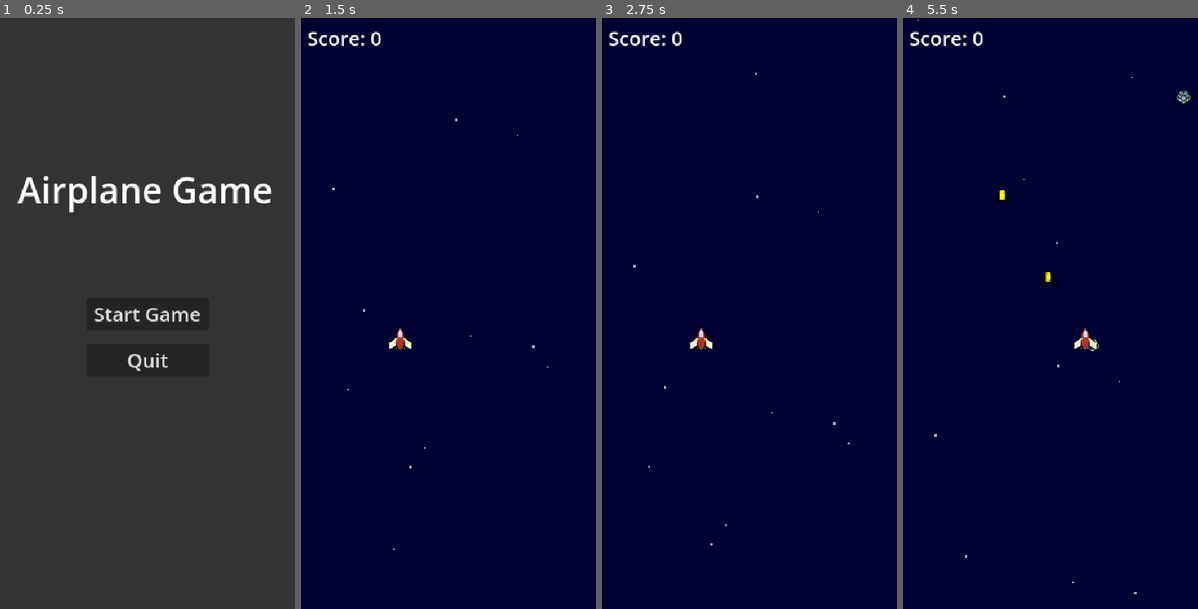
Above: before the commit, frames 1-4 (left to right).
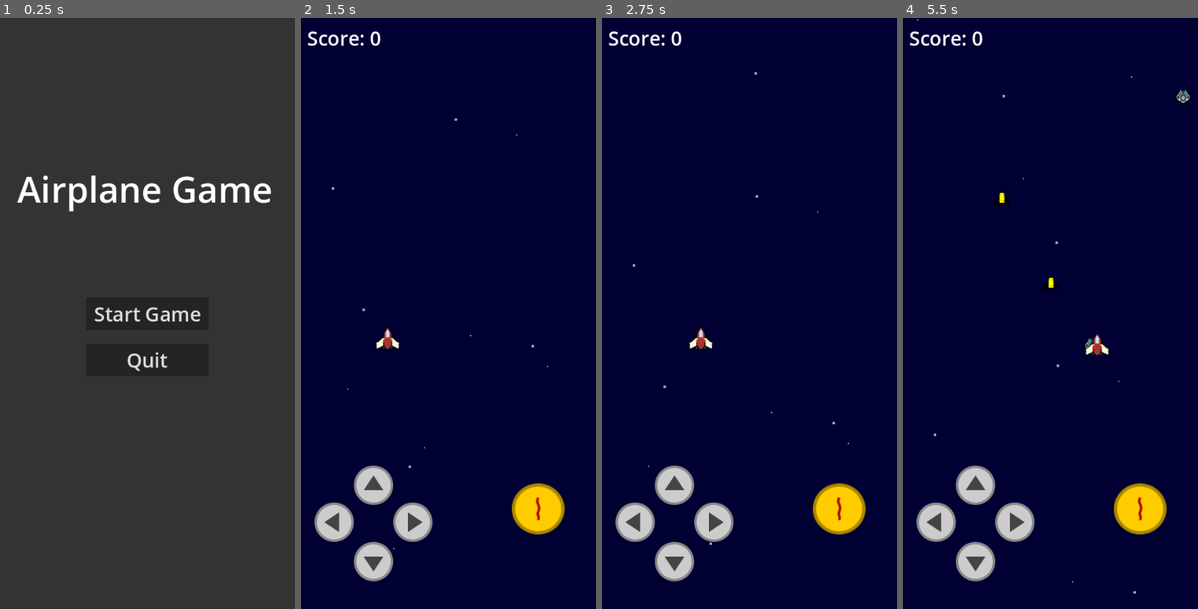
Above: after the commit, the same moments.

Repository: gh286991/Godot-Shmup
Game: Godot game, scene res://Scenes/start_menu.tscn
Two runs of this game, one before a commit and one after it. Both use one fixed random seed, a clock stepped at 60 frames per second and the inputs below.
Inputs (mouse positions are in pixels of both pictures, inside the frame that each line leads up to):
- Up to frame 1 (0.25 s): no input
- Up to frame 2 (1.5 s): click "Start Game" at 0.5 s; click (333, 520) at 1.27 s
- Up to frame 3 (2.75 s): click (714, 520) at 2.02 s
- Up to frame 4 (5.5 s): click (976, 484) at 2.77 s; click (1139, 508) at 3.52 s; click (976, 561) at 4.27 s; tap Enter (ui_accept) at 5, 5.27 s; hold Right (ui_right) from 5.03 s (still down)

The runs differ from the first frame. In frame 1, 1.1% of the frame differs, in the area x 5-92%, y 26-60%; in frame 2, 4.6%; in frame 3, 4.4%; in frame 4, 4.9%, in the area x 2-98%, y 0-98%.

Commit message:
新增虛擬搖桿與手機版本顯示

Diff:
--- a/Scenes/main.tscn
+++ b/Scenes/main.tscn
@@ -1,9 +1,10 @@
-[gd_scene load_steps=5 format=3 uid="uid://doc5th2ahi76i"]
+[gd_scene load_steps=6 format=3 uid="uid://doc5th2ahi76i"]
 
 [ext_resource type="PackedScene" uid="uid://dogc8xrjg4tmo" path="res://Scenes/player.tscn" id="1"]
 [ext_resource type="PackedScene" uid="uid://coheob38v8biy" path="res://Scenes/background.tscn" id="2"]
-[ext_resource type="Script" uid="uid://cmx8aghqteyfg" path="res://script/main.gd" id="3"]
-[ext_resource type="Script" uid="uid://bm3bkrrjoma08" path="res://script/enemy_spawner.gd" id="4"]
+[ext_resource type="Script" uid="uid://cbq5yi8yhjvmy" path="res://script/main.gd" id="3"]
+[ext_resource type="Script" uid="uid://tahyn6l0wgsx" path="res://script/enemy_spawner.gd" id="4"]
+[ext_resource type="PackedScene" uid="uid://rs3vy8bid2tl" path="res://Scenes/virtual_joystick.tscn" id="5"]
 
 [node name="Main" type="Node2D"]
 script = ExtResource("3")
@@ -24,3 +25,10 @@
 offset_bottom = 10.0
 theme_override_font_sizes/font_size = 32
 text = "Score: 0"
+
+[node name="VirtualJoystick" parent="." instance=ExtResource("5")]
+z_index = 2
+offset_left = 202.0
+offset_top = 907.0
+offset_right = 202.0
+offset_bottom = 907.0
--- /dev/null
+++ b/Scenes/virtual_joystick.tscn
@@ -0,0 +1,95 @@
+[gd_scene load_steps=7 format=3 uid="uid://rs3vy8bid2tl"]
+
+[ext_resource type="Script" uid="uid://4drk136j2v6f" path="res://script/virtual_joystick.gd" id="1"]
+[ext_resource type="Texture2D" uid="uid://bj3uqspg2qd8f" path="res://assets/left.svg" id="2"]
+[ext_resource type="Texture2D" uid="uid://d3oy67v45c8vu" path="res://assets/right.svg" id="3"]
+[ext_resource type="Texture2D" uid="uid://bmggv25e0ruem" path="res://assets/up.svg" id="4"]
+[ext_resource type="Texture2D" uid="uid://dhqvalxm3v654" path="res://assets/fire.svg" id="5"]
+[ext_resource type="Texture2D" uid="uid://cfvu1slcydcr4" path="res://assets/down.svg" id="6"]
+
+[node name="VirtualJoystick" type="Control"]
+layout_mode = 3
+anchors_preset = 15
+anchor_right = 1.0
+anchor_bottom = 1.0
+grow_horizontal = 2
+grow_vertical = 2
+script = ExtResource("1")
+
+[node name="LeftButton" type="TextureButton" parent="."]
+layout_mode = 0
+anchor_left = 0.5
+anchor_top = 1.0
+anchor_right = 0.5
+anchor_bottom = 1.0
+offset_left = -180.0
+offset_top = -120.0
+offset_right = -120.0
+offset_bottom = -60.0
+texture_normal = ExtResource("2")
+stretch_mode = 5
+
+[node name="RightButton" type="TextureButton" parent="."]
+layout_mode = 1
+anchors_preset = 7
+anchor_left = 0.5
+anchor_top = 1.0
+anchor_right = 0.5
+anchor_bottom = 1.0
+offset_left = -52.0
+offset_top = -120.0
+offset_right = 12.0
+offset_bottom = -56.0
+grow_horizontal = 2
+grow_vertical = 0
+texture_normal = ExtResource("3")
+stretch_mode = 5
+
+[node name="UpButton" type="TextureButton" parent="."]
+layout_mode = 1
+anchors_preset = 7
+anchor_left = 0.5
+anchor_top = 1.0
+anchor_right = 0.5
+anchor_bottom = 1.0
+offset_left = -116.0
+offset_top = -180.0
+offset_right = -52.0
+offset_bottom = -116.0
+grow_horizontal = 2
+grow_vertical = 0
+texture_normal = ExtResource("4")
+stretch_mode = 5
+
+[node name="FireButton" type="TextureButton" parent="."]
+layout_mode = 1
+anchors_preset = 7
+anchor_left = 0.5
+anchor_top = 1.0
+anchor_right = 0.5
+anchor_bottom = 1.0
+offset_left = 141.0
+offset_top = -151.0
+offset_right = 205.0
+offset_bottom = -87.0
+grow_horizontal = 2
+grow_vertical = 0
+scale = Vector2(1.34035, 1.29487)
+texture_normal = ExtResource("5")
+stretch_mode = 5
+
+[node name="DownButton" type="TextureButton" parent="."]
+layout_mode = 1
+anchors_preset = 7
+anchor_left = 0.5
+anchor_top = 1.0
+anchor_right = 0.5
+anchor_bottom = 1.0
+offset_left = -116.0
+offset_top = -56.0
+offset_right = -52.0
+offset_bottom = 8.0
+grow_horizontal = 2
+grow_vertical = 0
+texture_normal = ExtResource("6")
+stretch_mode = 5
--- /dev/null
+++ b/assets/down.svg
@@ -0,0 +1,4 @@
+<svg width="64" height="64" viewBox="0 0 64 64" xmlns="http://www.w3.org/2000/svg">
+  <circle cx="32" cy="32" r="30" fill="#ccc" stroke="#888" stroke-width="4"/>
+  <polygon points="32,48 16,24 48,24" fill="#444"/>
+</svg>
--- /dev/null
+++ b/assets/fire.svg
@@ -0,0 +1,4 @@
+<svg width="64" height="64" viewBox="0 0 64 64" xmlns="http://www.w3.org/2000/svg">
+  <circle cx="32" cy="32" r="30" fill="#ffcc00" stroke="#aa8800" stroke-width="4"/>
+  <path d="M32 18 C28 26, 36 26, 32 36 C30 40, 34 40, 32 46" stroke="#aa0000" stroke-width="3" fill="none"/>
+</svg>
--- /dev/null
+++ b/assets/left.svg
@@ -0,0 +1,4 @@
+<svg width="64" height="64" viewBox="0 0 64 64" xmlns="http://www.w3.org/2000/svg">
+  <circle cx="32" cy="32" r="30" fill="#ccc" stroke="#888" stroke-width="4"/>
+  <polygon points="16,32 40,16 40,48" fill="#444"/>
+</svg>
--- /dev/null
+++ b/assets/right.svg
@@ -0,0 +1,4 @@
+<svg width="64" height="64" viewBox="0 0 64 64" xmlns="http://www.w3.org/2000/svg">
+  <circle cx="32" cy="32" r="30" fill="#ccc" stroke="#888" stroke-width="4"/>
+  <polygon points="48,32 24,16 24,48" fill="#444"/>
+</svg>
--- /dev/null
+++ b/assets/up.svg
@@ -0,0 +1,4 @@
+<svg width="64" height="64" viewBox="0 0 64 64" xmlns="http://www.w3.org/2000/svg">
+  <circle cx="32" cy="32" r="30" fill="#ccc" stroke="#888" stroke-width="4"/>
+  <polygon points="32,16 16,40 48,40" fill="#444"/>
+</svg>
--- a/project.godot
+++ b/project.godot
@@ -19,8 +19,9 @@
 
 window/size/viewport_width=480
 window/size/viewport_height=960
-window/stretch/mode="canvas_items"
-window/stretch/aspect="keep_height"
+window/stretch/mode="viewport"
+window/size/width=720
+window/size/height=1280
 
 [rendering]
 
--- a/script/main.gd
+++ b/script/main.gd
@@ -1,9 +1,60 @@
 extends Node2D
 
 var score: int = 0
+var player_speed: float = 300.0
+var player_velocity: Vector2 = Vector2.ZERO
 
 func _ready():
 	update_score_label()
+	$VirtualJoystick.move_left.connect(_on_move_left)
+	$VirtualJoystick.move_right.connect(_on_move_right)
+	$VirtualJoystick.move_up.connect(_on_move_up)
+	$VirtualJoystick.move_down.connect(_on_move_down)
+	$VirtualJoystick.fire.connect(_on_fire)
+	$VirtualJoystick.stop_left.connect(_on_stop_left)
+	$VirtualJoystick.stop_right.connect(_on_stop_right)
+	$VirtualJoystick.stop_up.connect(_on_stop_up)
+	$VirtualJoystick.stop_down.connect(_on_stop_down)
+
+func _process(delta):
+	if player_velocity != Vector2.ZERO:
+		$Player.position += player_velocity * delta
+		# 限制玩家在螢幕範圍內
+		var viewport_rect = get_viewport_rect()
+		$Player.position.x = clamp($Player.position.x, 0, viewport_rect.size.x)
+		$Player.position.y = clamp($Player.position.y, 0, viewport_rect.size.y)
+
+func _on_move_left():
+	player_velocity.x = -player_speed
+
+func _on_move_right():
+	player_velocity.x = player_speed
+
+func _on_move_up():
+	player_velocity.y = -player_speed
+
+func _on_move_down():
+	player_velocity.y = player_speed
+
+func _on_stop_left():
+	if player_velocity.x < 0:
+		player_velocity.x = 0
+
+func _on_stop_right():
+	if player_velocity.x > 0:
+		player_velocity.x = 0
+
+func _on_stop_up():
+	if player_velocity.y < 0:
+		player_velocity.y = 0
+
+func _on_stop_down():
+	if player_velocity.y > 0:
+		player_velocity.y = 0
+
+func _on_fire():
+	if $Player.has_method("shoot"):
+		$Player.shoot()
 
 func add_score(amount: int):
 	print("add_score called, amount: ", amount)
--- /dev/null
+++ b/script/virtual_joystick.gd
@@ -0,0 +1,49 @@
+extends Control
+
+signal move_left
+signal move_right
+signal move_up
+signal move_down
+signal fire
+signal stop_left
+signal stop_right
+signal stop_up
+signal stop_down
+
+func _ready():
+	$LeftButton.button_down.connect(_on_left_button_pressed)
+	$LeftButton.button_up.connect(_on_left_button_released)
+	$RightButton.button_down.connect(_on_right_button_pressed)
+	$RightButton.button_up.connect(_on_right_button_released)
+	$UpButton.button_down.connect(_on_up_button_pressed)
+	$UpButton.button_up.connect(_on_up_button_released)
+	$DownButton.button_down.connect(_on_down_button_pressed)
+	$DownButton.button_up.connect(_on_down_button_released)
+	$FireButton.pressed.connect(_on_fire_button_pressed)
+
+func _on_left_button_pressed():
+	emit_signal("move_left")
+
+func _on_left_button_released():
+	emit_signal("stop_left")
+
+func _on_right_button_pressed():
+	emit_signal("move_right")
+
+func _on_right_button_released():
+	emit_signal("stop_right")
+
+func _on_up_button_pressed():
+	emit_signal("move_up")
+
+func _on_up_button_released():
+	emit_signal("stop_up")
+
+func _on_down_button_pressed():
+	emit_signal("move_down")
+
+func _on_down_button_released():
+	emit_signal("stop_down")
+
+func _on_fire_button_pressed():
+	emit_signal("fire")
Not shown: 1 places in Scenes/background.tscn that only renumber resources
Not shown, added: assets/down.svg.import
Not shown, added: assets/fire.svg.import
Not shown, added: assets/left.svg.import
Not shown, added: assets/right.svg.import
Not shown, added: assets/up.svg.import
Not shown, added: script/virtual_joystick.gd.uid
